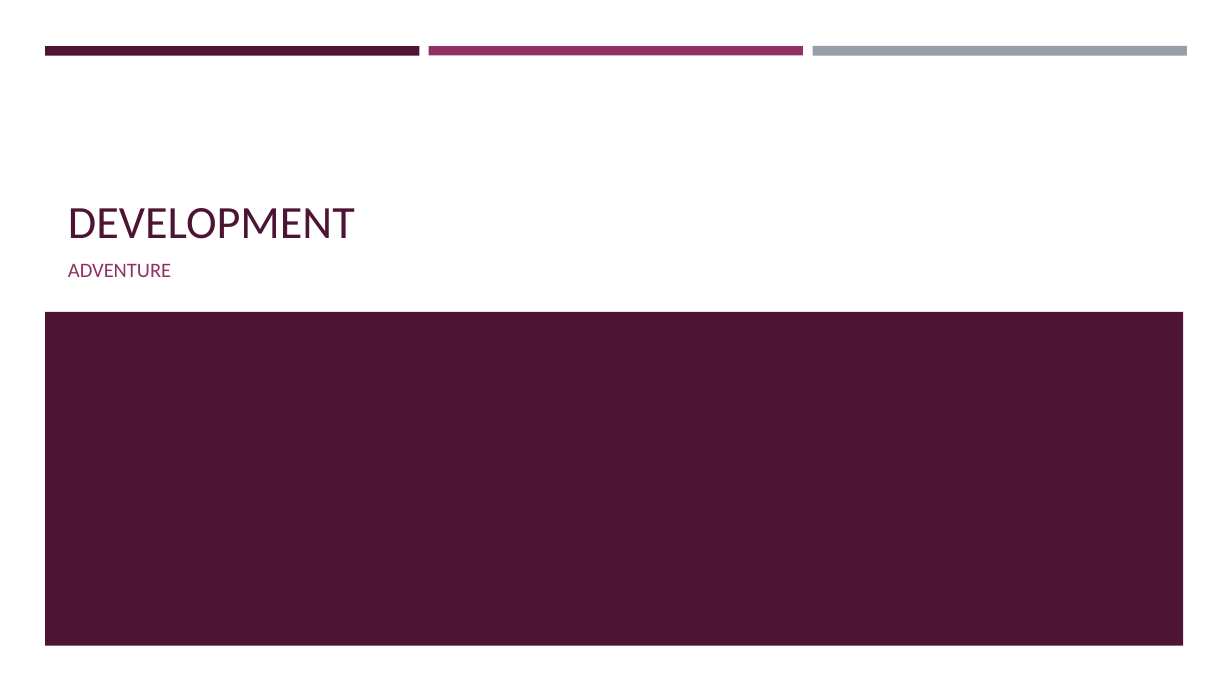
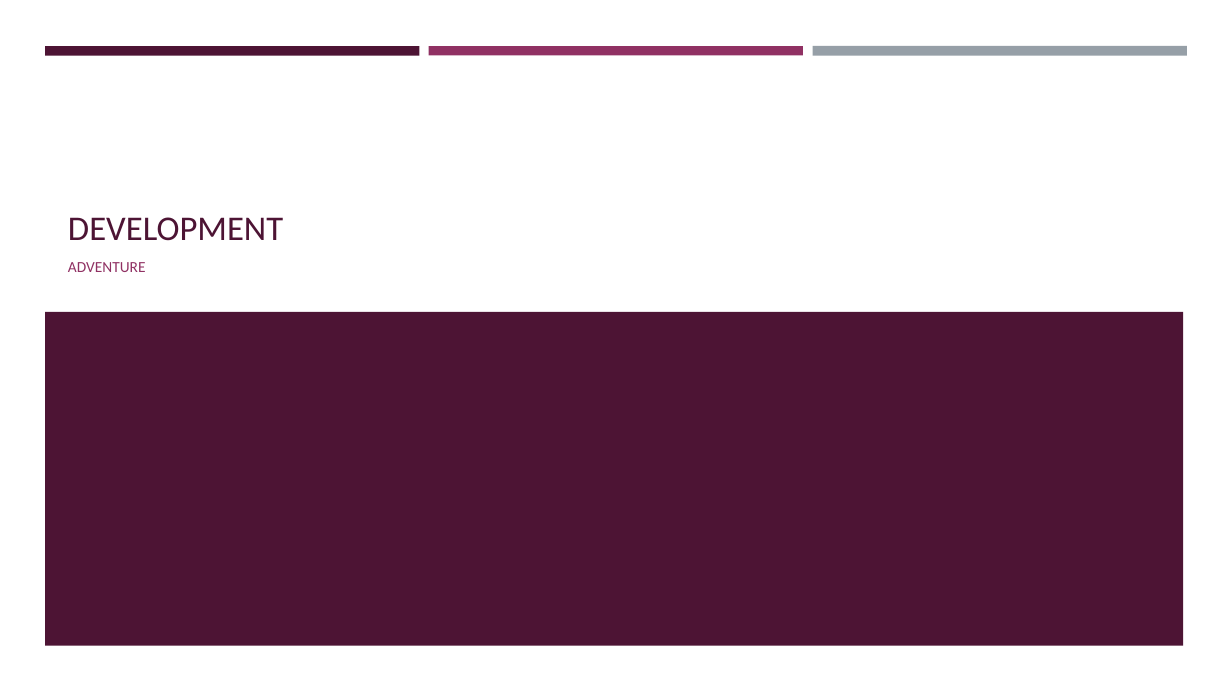
Before and after one commit to zhenni/growth_game, a slide deck: slide 1 of Presentation.pptx. Drawn at 1232x693 pixels with LibreOffice and Linux fonts; fonts in the diff are those of the drawing. Boxes give left, top, right and bottom in pixels: in the first picture for what was removed or moved away, otherwise in the second. Text is boxed around its words. In the diff, an @@ line names an element or a change of style, - is before the commit and + after.

```diff
--- a/Presentation.pptx
+++ b/Presentation.pptx
@@ title "DEVELOPMENT" at <box>68,217,283,241</box>: size 36 to 27 pt @@
@@ subtitle "ADVENTURE" at <box>68,262,146,272</box>: size 16 to 12 pt; less space between paragraphs @@
```
Also in this commit, not shown: 1 other slide changed, 3 slides added, 3 other files.
